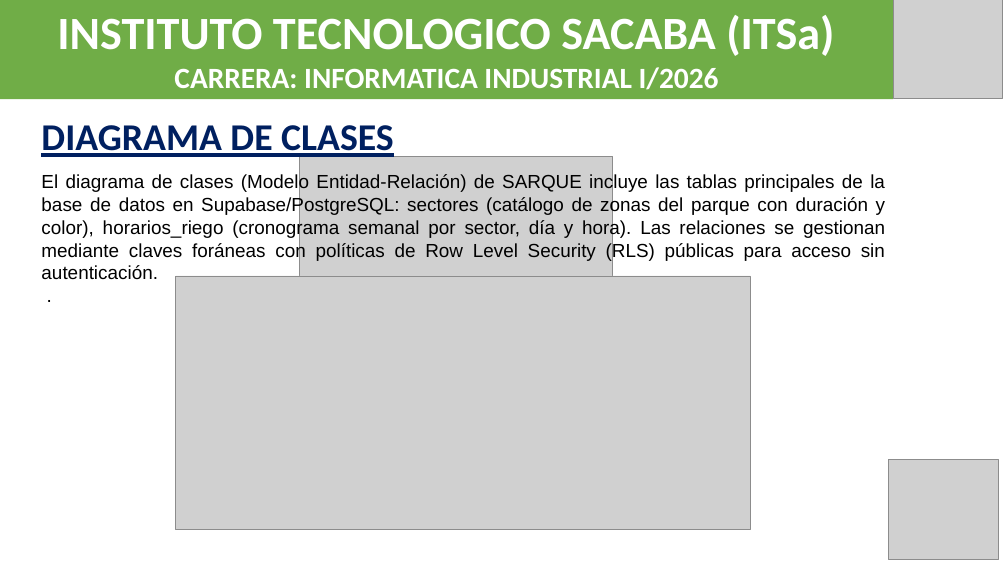
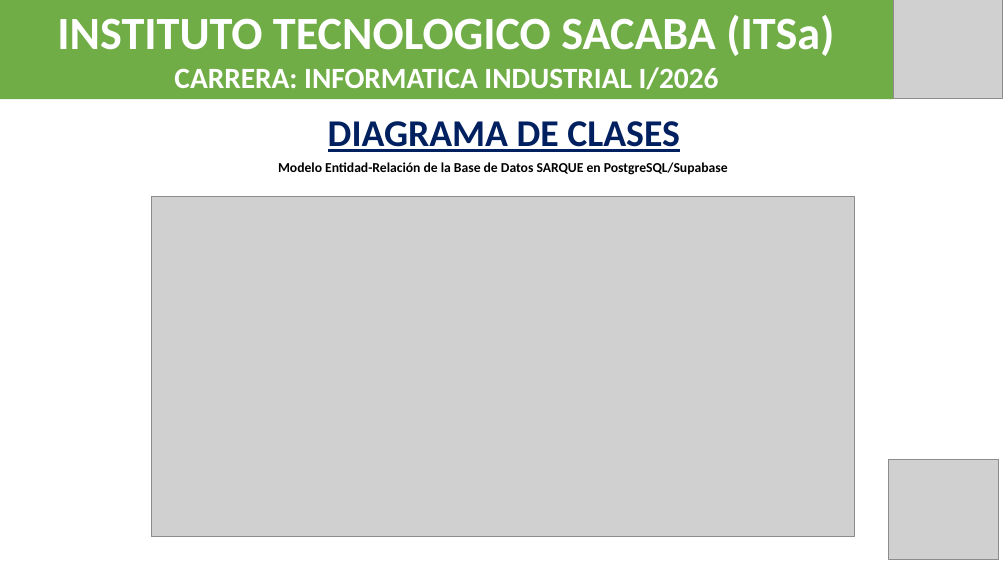
Before and after one commit to Jose12300552/quinta-verde-flow, a slide deck: slide 14 of PRESENTACION_SARQUE.pptx. Drawn at 1008x567 pixels with LibreOffice and Linux fonts; fonts in the diff are those of the drawing; grey boxes stand for pictures. Boxes give left, top, right and bottom in pixels: in the first picture for what was removed or moved away, otherwise in the second. Text is boxed around its words. In the diff, an @@ line names an element or a change of style, - is before the commit and + after.

```diff
--- a/PRESENTACION_SARQUE.pptx
+++ b/PRESENTACION_SARQUE.pptx
@@ text "DIAGRAMA DE CLASES": place and size @@
-text "DIAGRAMA DE CLASES" at box(41, 125, 394, 160)
+text "DIAGRAMA DE CLASES" at box(328, 121, 680, 152)
@@ text "DIAGRAMA DE CLASES" at box(328, 121, 680, 152): alignment left to centre @@
@@ text at box(278, 162, 728, 175): text changed; size 18 to 13 pt; font Arial to Calibri; bold on @@
-El diagrama de clases (Modelo Entidad-Relación) de SARQUE incluye las tablas principales de la base de datos en Supabase/PostgreSQL: sectores (catálogo de zonas del parque con duración y color), horarios_riego (cronograma semanal por sector, día y hora). Las relaciones se gestionan mediante claves foráneas con políticas de Row Level Security (RLS) públicas para acceso sin autenticación.
-.
+Modelo Entidad-Relación de la Base de Datos SARQUE en PostgreSQL/Supabase
@@ picture removed at box(300, 157, 613, 488) @@
@@ picture: place and size @@
-picture at box(176, 276, 751, 529)
+picture at box(151, 197, 854, 537)
```
Also in this commit, not shown: 21 other slides changed, 2 other files.
